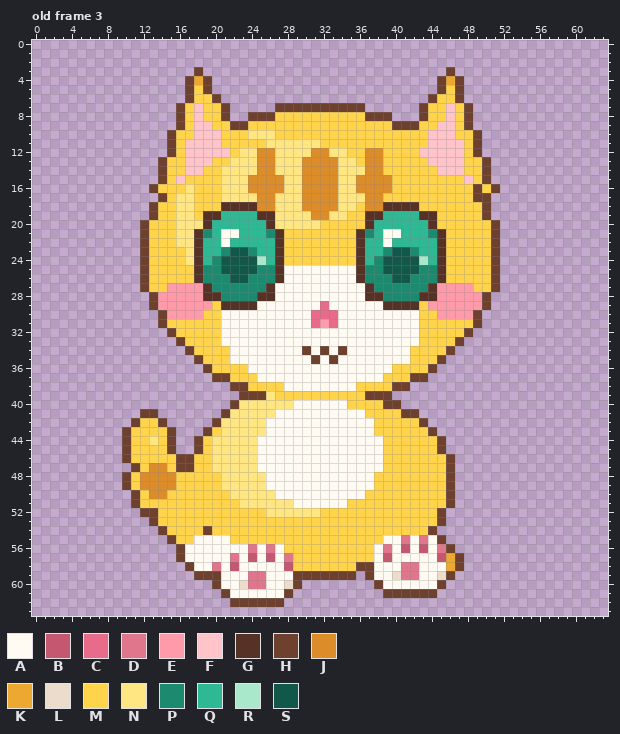
File history of a pixel-art file, assets/pixel/cat/walk_down.aseprite. The first picture shows the starting point.
64x64 pixels, 4 frames. Shown: old frame 3. The commit also changed other frames, which this record leaves out.
Palette (. is transparent): A #fffaf2  B #c45870  C #e86c8a  D #e0768c  E #ff9aaa  F #ffc4ca  G #563226  H #6e402e  J #dc8c28  K #eca830  L #ecdccc  M #ffd44a  N #ffe682  P #1c8a6e  Q #2eb894  R #aae8cc  S #12584a
Pixels before, old frame 3 (only the part around the change), first column x 13:
45 MMH..HMNNNNNAAAAAAAAAAAAAAMMMMMMH..............
46 MMMHHMMNNNNNAAAAAAAAAAAAAAMMMMMMMH.............
47 JJMHHMMNNNNNAAAAAAAAAAAAAAMMMMMMMH.............
48 JJJMMMMMNNNNNAAAAAAAAAAAAMMMMMMMMH.............
49 JJJMMMMMNNNNNAAAAAAAAAAAAMMMMMMMMH.............
50 JJMMMMMMMNNNNNAAAAAAAAAAMMMMMMMMMH.............
51 MMMMMMMMMMNNNNNNAAAAAAMMMMMMMMMMMH.............
52 HMMMMMMMMMMMMNNNNNNMMMMMMMMMMMMMH..............
53 HMMMMMMMMMMMMMMMMMMMMMMMMMMMMMMMH..............
54 .HMMMMHMMMMMMMMMMMMMMMMMMMMMMMMH...............
55 ..HMMAAAAMMMMMMMMMMMMMMMMMAADADAH..............
56 ...HAAAAAAADADAMMMMMMMMMMADABABADH.............
57 ...HAAAAADABABADMMMMMMMMMABAAAAABKH............
58 ....HAADABAAAAABMMMMMMMHHAAADDAAAKH............
59 .....HHHAAADDAAAHHHHHHH.HAALDDAALH.............
60 .......HAALDDAALH........HAAAAAAH..............
61 ........HAAAAAAH..........HHHHHH...............
62 .........HHHHHH................................
63 ...............................................
After the commit:
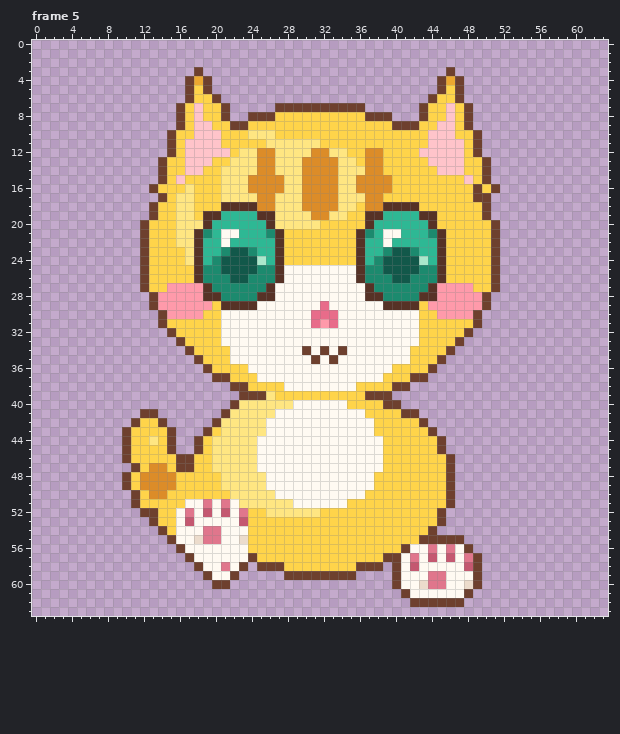
A new or re-ordered frame is compared with the old frame closest to it.
The edit:
frames 4 -> 8
Frame 5 is new; against old frame 3, layer "pixel":
Colour A is added in row 56 at x 47; in row 59 at x 47 to 48; in row 60 at x 46 to 47; in row 61 at x 45 to 47.
Colour A replaces colour B in row 56 at x 43; in row 57 at x 45; in row 58 at x 22.
Colour A replaces colour D in row 56 at x 45; in row 57 at x 22; in row 58 at x 20 and 41; in row 59 at x 41 to 42.
Colour A replaces colour H in rows 57 to 58 at x 47; in row 59 at x 20 and 46; in row 61 at x 42 to 44.
Colour A replaces colour K in row 58 at x 46.
Colour A replaces colour M in row 51 at x 17 to 18, 20 and 22; in row 52 at x 16, 18, 20 and 22; in row 53 at x 16 and 18 to 22; in row 54 at x 16 to 18 and 21 to 23; in row 55 at x 16 to 17 and 22.
Colour B is added in row 58 at x 48.
Colour B replaces colour A in row 57 at x 44.
Colour B replaces colour D in row 58 at x 42.
Colour B replaces colour K in row 57 at x 46.
Colour B replaces colour M in row 52 at x 19 and 21; in row 53 at x 17 and 23.
Colour D is added in row 57 at x 48.
Colour D replaces colour A in row 55 at x 19 to 20; in row 56 at x 44; in row 57 at x 42; in row 58 at x 21; in rows 59 to 60 at x 44.
Colour D replaces colour H in row 54 at x 19; in row 56 at x 46; in row 60 at x 45.
Colour D replaces colour L in row 59 at x 45.
Colour D replaces colour M in row 51 at x 19 and 21; in row 52 at x 17 and 23; in row 54 at x 20.
Colour H is added in row 55 at x 46 to 47; in row 56 at x 48; in rows 57 to 60 at x 49; in row 61 at x 48; in row 62 at x 42 to 47.
Colour H replaces colour A in row 55 at x 44; in row 57 at x 17 and 40; in row 58 at x 18, 23, 25 to 27, 38 and 40; in row 59 at x 22 and 28; in row 60 at x 21 and 40.
Colour H replaces colour B in row 56 at x 41; in row 57 at x 24 and 39.
Colour H replaces colour D in row 55 at x 43.
Colour H replaces colour L in row 59 at x 40.
Colour L is added in row 60 at x 48.
Colour L replaces colour A in row 55 at x 18; in row 60 at x 43.
Colour L replaces colour M in row 55 at x 23.
Colour M replaces colour A in row 55 at x 39 to 40 and 42; in row 56 at x 25, 27, 38 and 40; in row 57 at x 25, 27 and 38.
Colour M replaces colour B in row 57 at x 26; in row 58 at x 28.
Colour M replaces colour D in row 55 at x 41; in row 56 at x 24, 26 and 39; in row 57 at x 28.
Colour A is gone in row 58 at x 24 and 39; in row 59 at x 23, 26 to 27 and 38 to 39; in row 60 at x 22, 26 to 27 and 39; in row 61 at x 22 to 27.
Colour D is gone in rows 59 to 60 at x 24 to 25.
Colour H is gone in row 57 at x 16; in row 58 at x 17; in row 59 at x 18 and 37; in row 60 at x 29 and 38; in row 61 at x 21, 28 and 39 to 40; in row 62 at x 22 to 27.
Colour L is gone in row 60 at x 23 and 28.
Where, in picture pixels (left, top, right, bottom), the same in both pictures:
changed: (176, 499, 302, 607)
changed: (365, 535, 482, 607)
